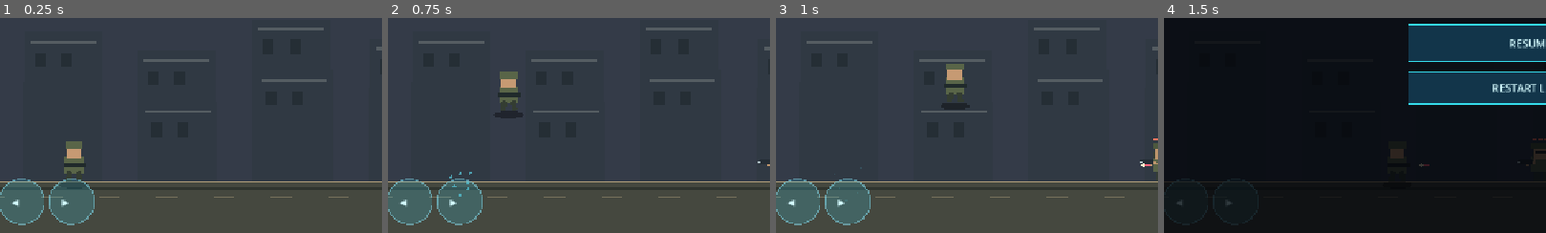
Above: before the commit, frames 1-4 (left to right).
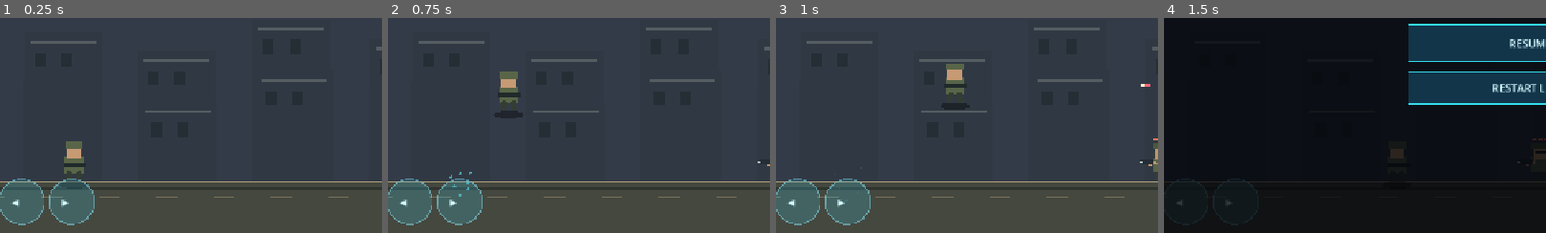
Above: after the commit, the same moments.

Repository: aigptdepai-collab/Game
Game: Godot game, scene res://scenes/main.tscn
Same seed, same stepped clock (60 frames per second), same inputs: the game is played once before the commit and once after it.
Inputs (mouse positions are % of the whole screen's width and height, from its top left):
- Up to frame 1 (0.25 s): no input
- Up to frame 2 (0.75 s): tap Enter (ui_accept) at 0.5 s; move the mouse to (72, 45) at 0.52 s; hold D from 0.53 s (still down); hold Space from 0.53 s (still down); click (72, 45) at 0.67 s
- Up to frame 3 (1 s): keep holding D; keep holding Space; tap Enter (ui_accept) at 0.77 s
- Up to frame 4 (1.5 s): move the mouse to (30, 55) at 1.27 s; release D at 1.28 s; release Space at 1.28 s; hold A from 1.28 s (still down); tap P at 1.35 s
The pictures show only the part of the screen within x 2-52%, y 46-96%; the shares and areas given below are measured in that part.

Frames 1-2 are identical in both runs. In frame 3, less than 0.1% of the frame differs, in the area x 95-98%, y 30-70%; in frame 4, less than 0.1%.

Commit message:
Finish battlefield exit and enemy aiming adjustments

Diff:
--- a/scripts/main.gd
+++ b/scripts/main.gd
@@ -236,7 +236,7 @@
             enemy["cooldown"] = float(enemy["cooldown"]) - delta
             if float(enemy["cooldown"]) <= 0.0 and absf(dx) < 620.0:
                 var shot_dir: float = signf(dx)
-                bullets.append({"x": float(enemy["x"]) + shot_dir * 25.0, "y": float(enemy["y"]) + 29.0, "vx": shot_dir * 500.0, "team": "enemy", "life": 1.65})
+                bullets.append({"x": float(enemy["x"]) + shot_dir * 25.0, "y": player_y + 29.0, "vx": shot_dir * 500.0, "team": "enemy", "life": 1.65})
                 enemy["cooldown"] = 1.05 + float(i % 3) * 0.18
         else:
             enemy["x"] = float(enemy["x"]) + float(enemy["dir"]) * float(enemy["speed"]) * 0.35 * delta
@@ -571,7 +571,7 @@
     draw_circle(Vector2(x, FLOOR_Y - 95), 11, Color(0.38, 1.0, 0.78, 0.2))
 
 func _draw_exit() -> void:
-    var x: float = 4410.0 - camera_x
+    var x: float = 5490.0 - camera_x
     var center: Vector2 = Vector2(x, FLOOR_Y - 66)
     draw_circle(center, 55 + sin(elapsed * 3.0) * 4.0, Color(0.18, 0.9, 0.85, 0.10))
     draw_arc(center, 43, 0, TAU, 64, Color("#54f4d8"), 5.0)
